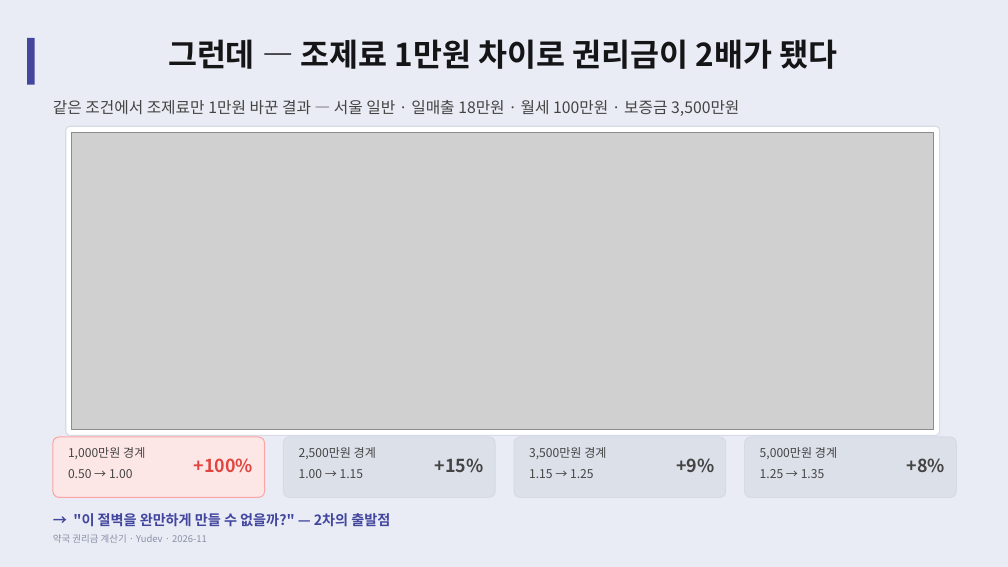
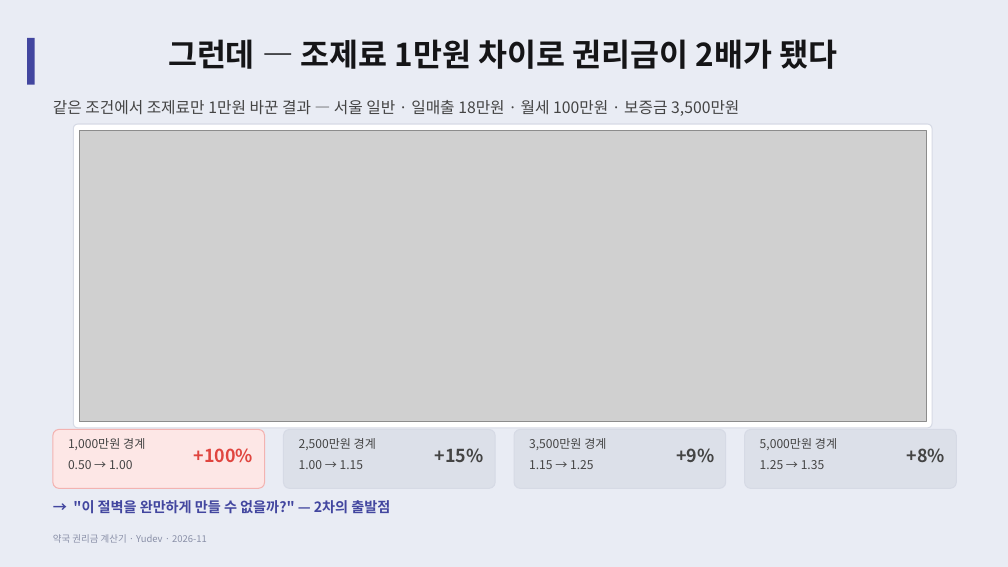
Before and after one commit to YUSEONCHUN/calculating, a slide deck: slide 12 of doc/slides/권리금계산기_프로젝트.pptx. Drawn at 1008x567 pixels with LibreOffice and Linux fonts; fonts in the diff are those of the drawing; grey boxes stand for pictures. Boxes give left, top, right and bottom in pixels: in the first picture for what was removed or moved away, otherwise in the second. Text is boxed around its words. In the diff, an @@ line names an element or a change of style, - is before the commit and + after.

```diff
--- a/doc/slides/권리금계산기_프로젝트.pptx
+++ b/doc/slides/권리금계산기_프로젝트.pptx
@@ rounded rectangle resized from (x1=66, y1=126, x2=940, y2=436) to (x1=73, y1=124, x2=932, y2=428) @@
@@ picture resized from (x1=72, y1=132, x2=934, y2=430) to (x1=79, y1=130, x2=926, y2=422) @@
@@ 4 rounded rectangles moved together from (x1=53, y1=437, x2=957, y2=498) to (x1=53, y1=430, x2=957, y2=488) @@
@@ rounded rectangle at (x1=53, y1=430, x2=265, y2=488): outline #FCA5A5 1 pt to #F3B3B1 1 pt; proportions changed @@
@@ proportions changed in 3 elements at (x1=284, y1=430, x2=495, y2=488), (x1=514, y1=430, x2=726, y2=488), (x1=745, y1=430, x2=957, y2=488) @@
@@ 13 texts moved together from (x1=68, y1=447, x2=945, y2=527) to (x1=68, y1=438, x2=945, y2=514) @@
```
Also in this commit, not shown: 6 other slides changed, 3 other files.
